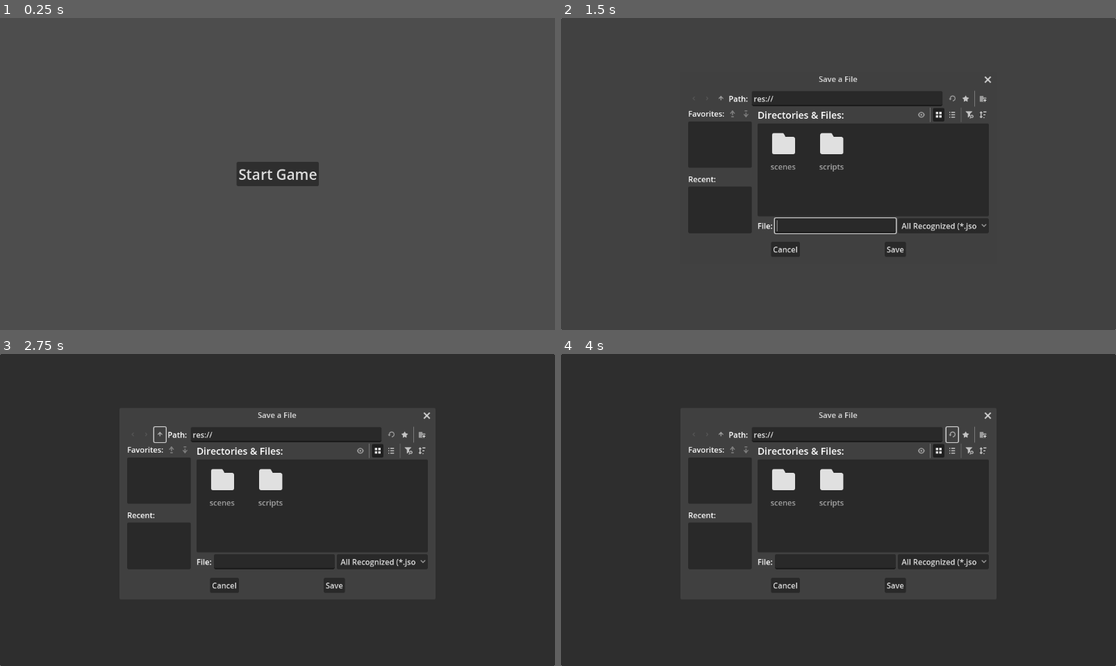
Above: before the commit, frames 1-4 (two rows, left to right).
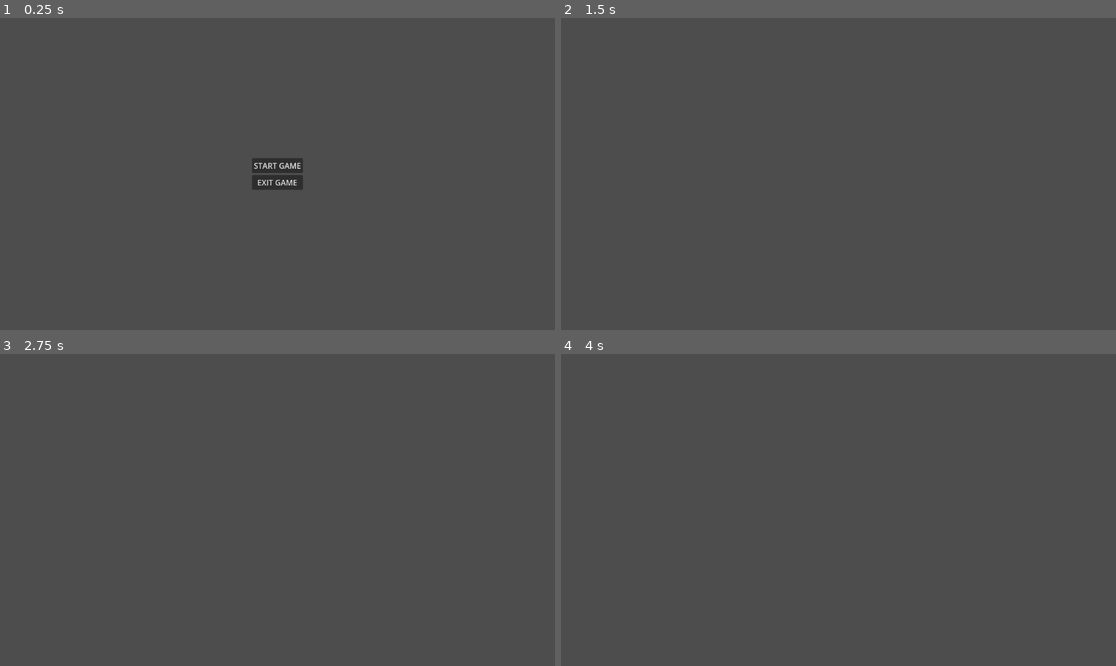
Above: after the commit, the same moments.

Repository: NwizuEmmanuel/KillTheInstructor
Game: Godot game, scene res://scenes/home_menu.tscn
The game is run twice, just before and just after one commit, with the same random seed, the same clock (stepped at 60 frames per second) and the same inputs. Before the commit the project starts from res://scenes/home.tscn.
Inputs (mouse positions are in pixels of both pictures, inside the frame that each line leads up to):
- Up to frame 1 (0.25 s): no input
- Up to frame 2 (1.5 s): click "Start Game" (after the commit: "START GAME") at 0.5 s; click (838, 174) at 1.27 s
- Up to frame 3 (2.75 s): click (160, 435) at 2.02 s
- Up to frame 4 (4 s): click (721, 435) at 2.77 s; click (949, 435) at 3.52 s

The runs differ from the first frame. In frame 1, 0.9% of the frame differs, in the area x 42-58%, y 44-56%; in frame 2, 20%; in frame 3, 85%, in the area x 0-100%, y 0-100%; in frame 4, 85%.

Commit message:
changed the whole thing

Diff:
--- a/icon.svg
+++ /dev/null
@@ -1 +0,0 @@
-<svg xmlns="http://www.w3.org/2000/svg" width="128" height="128"><rect width="124" height="124" x="2" y="2" fill="#363d52" stroke="#212532" stroke-width="4" rx="14"/><g fill="#fff" transform="translate(12.322 12.322)scale(.101)"><path d="M105 673v33q407 354 814 0v-33z"/><path fill="#478cbf" d="m105 673 152 14q12 1 15 14l4 67 132 10 8-61q2-11 15-15h162q13 4 15 15l8 61 132-10 4-67q3-13 15-14l152-14V427q30-39 56-81-35-59-83-108-43 20-82 47-40-37-88-64 7-51 8-102-59-28-123-42-26 43-46 89-49-7-98 0-20-46-46-89-64 14-123 42 1 51 8 102-48 27-88 64-39-27-82-47-48 49-83 108 26 42 56 81zm0 33v39c0 276 813 276 814 0v-39l-134 12-5 69q-2 10-14 13l-162 11q-12 0-16-11l-10-65H446l-10 65q-4 11-16 11l-162-11q-12-3-14-13l-5-69z"/><path d="M483 600c0 34 58 34 58 0v-86c0-34-58-34-58 0z"/><circle cx="725" cy="526" r="90"/><circle cx="299" cy="526" r="90"/></g><g fill="#414042" transform="translate(12.322 12.322)scale(.101)"><circle cx="307" cy="532" r="60"/><circle cx="717" cy="532" r="60"/></g></svg>
--- a/project.godot
+++ b/project.godot
@@ -11,6 +11,9 @@
 [application]
 
 config/name="KillTheInstructor"
-run/main_scene="uid://0uiss00hsjha"
+run/main_scene="uid://b7j5x2hs6fpg"
 config/features=PackedStringArray("4.5", "Forward Plus")
-config/icon="res://icon.svg"
+
+[autoload]
+
+QuizData="*res://scripts/quiz_data.gd"
--- /dev/null
+++ b/scenes/exit_game_confirmation.tscn
@@ -0,0 +1,48 @@
+[gd_scene load_steps=2 format=3 uid="uid://brbema50mjngc"]
+
+[ext_resource type="Script" uid="uid://c3xg6ii8bqswj" path="res://scripts/exit_game_confirmation.gd" id="1_7fiwg"]
+
+[node name="ExitGameConfirmation" type="Control"]
+layout_mode = 3
+anchors_preset = 15
+anchor_right = 1.0
+anchor_bottom = 1.0
+grow_horizontal = 2
+grow_vertical = 2
+script = ExtResource("1_7fiwg")
+
+[node name="VBoxContainer" type="VBoxContainer" parent="."]
+layout_mode = 1
+anchors_preset = 8
+anchor_left = 0.5
+anchor_top = 0.5
+anchor_right = 0.5
+anchor_bottom = 0.5
+offset_left = -60.0
+offset_top = -29.0
+offset_right = 60.0
+offset_bottom = 29.0
+grow_horizontal = 2
+grow_vertical = 2
+theme_override_constants/separation = 12
+
+[node name="Title" type="Label" parent="VBoxContainer"]
+layout_mode = 2
+text = "ARE YOU SURE?"
+
+[node name="HBoxContainer" type="HBoxContainer" parent="VBoxContainer"]
+layout_mode = 2
+size_flags_horizontal = 4
+size_flags_vertical = 4
+theme_override_constants/separation = 20
+
+[node name="Yes" type="Button" parent="VBoxContainer/HBoxContainer"]
+layout_mode = 2
+text = "YES"
+
+[node name="No" type="Button" parent="VBoxContainer/HBoxContainer"]
+layout_mode = 2
+text = "NO"
+
+[connection signal="pressed" from="VBoxContainer/HBoxContainer/Yes" to="." method="_on_yes_pressed"]
+[connection signal="pressed" from="VBoxContainer/HBoxContainer/No" to="." method="_on_no_pressed"]
--- a/scenes/home.tscn
+++ /dev/null
@@ -1,31 +0,0 @@
-[gd_scene load_steps=2 format=3 uid="uid://0uiss00hsjha"]
-
-[ext_resource type="Script" uid="uid://c1cxthk1o7iol" path="res://scripts/home.gd" id="1_krot7"]
-
-[node name="Home" type="Control"]
-layout_mode = 3
-anchors_preset = 15
-anchor_right = 1.0
-anchor_bottom = 1.0
-grow_horizontal = 2
-grow_vertical = 2
-script = ExtResource("1_krot7")
-metadata/_edit_use_anchors_ = true
-
-[node name="StartGame" type="Button" parent="."]
-layout_mode = 1
-anchors_preset = 8
-anchor_left = 0.5
-anchor_top = 0.5
-anchor_right = 0.5
-anchor_bottom = 0.5
-offset_left = -85.5
-offset_top = -25.0
-offset_right = 85.5
-offset_bottom = 25.0
-grow_horizontal = 2
-grow_vertical = 2
-theme_override_font_sizes/font_size = 30
-text = "Start Game"
-
-[connection signal="pressed" from="StartGame" to="." method="_on_start_game_pressed"]
--- /dev/null
+++ b/scenes/home_menu.tscn
@@ -0,0 +1,37 @@
+[gd_scene load_steps=2 format=3 uid="uid://b7j5x2hs6fpg"]
+
+[ext_resource type="Script" uid="uid://dt1yfbydamd83" path="res://scripts/home_menu.gd" id="1_6firx"]
+
+[node name="HomeMenu" type="Control"]
+layout_mode = 3
+anchors_preset = 15
+anchor_right = 1.0
+anchor_bottom = 1.0
+grow_horizontal = 2
+grow_vertical = 2
+script = ExtResource("1_6firx")
+
+[node name="VBoxContainer" type="VBoxContainer" parent="."]
+layout_mode = 1
+anchors_preset = 8
+anchor_left = 0.5
+anchor_top = 0.5
+anchor_right = 0.5
+anchor_bottom = 0.5
+offset_left = -53.0
+offset_top = -33.0
+offset_right = 53.0
+offset_bottom = 33.0
+grow_horizontal = 2
+grow_vertical = 2
+
+[node name="StartGame" type="Button" parent="VBoxContainer"]
+layout_mode = 2
+text = "START GAME"
+
+[node name="ExitGame" type="Button" parent="VBoxContainer"]
+layout_mode = 2
+text = "EXIT GAME"
+
+[connection signal="pressed" from="VBoxContainer/StartGame" to="." method="_on_start_game_pressed"]
+[connection signal="pressed" from="VBoxContainer/ExitGame" to="." method="_on_exit_game_pressed"]
--- a/scenes/import.tscn
+++ /dev/null
@@ -1,43 +0,0 @@
-[gd_scene load_steps=2 format=3 uid="uid://c73ga5iatpyjk"]
-
-[ext_resource type="Script" uid="uid://3gomewuf35kv" path="res://scripts/import.gd" id="1_v5jgk"]
-
-[node name="Import" type="Control"]
-layout_mode = 3
-anchors_preset = 15
-anchor_right = 1.0
-anchor_bottom = 1.0
-grow_horizontal = 2
-grow_vertical = 2
-script = ExtResource("1_v5jgk")
-
-[node name="Label" type="Label" parent="."]
-layout_mode = 1
-anchors_preset = 8
-anchor_left = 0.5
-anchor_top = 0.5
-anchor_right = 0.5
-anchor_bottom = 0.5
-offset_left = -168.5
-offset_top = -25.0
-offset_right = 168.5
-offset_bottom = 25.0
-grow_horizontal = 2
-grow_vertical = 2
-theme_override_font_sizes/font_size = 30
-text = "Tap anywhere to import quiz file"
-
-[node name="Button" type="Button" parent="."]
-layout_mode = 1
-anchors_preset = 15
-anchor_right = 1.0
-anchor_bottom = 1.0
-grow_horizontal = 2
-grow_vertical = 2
-
-[node name="FileDialog" type="FileDialog" parent="."]
-filters = PackedStringArray("*.json", "")
-use_native_dialog = true
-
-[connection signal="pressed" from="Button" to="." method="_on_button_pressed"]
-[connection signal="file_selected" from="FileDialog" to="." method="_on_file_dialog_file_selected"]
--- /dev/null
+++ b/scenes/kill_the_instructor.tscn
@@ -0,0 +1,3 @@
+[gd_scene format=3 uid="uid://cjy7jimp2mxh8"]
+
+[node name="KillTheInstructor" type="Node2D"]
--- a/scripts/home.gd
+++ b/scripts/exit_game_confirmation.gd
@@ -7,9 +7,13 @@
 
 
 # Called every frame. 'delta' is the elapsed time since the previous frame.
-func _process(_delta: float) -> void:
+func _process(delta: float) -> void:
 	pass
 
 
-func _on_start_game_pressed() -> void:
-	get_tree().change_scene_to_file("res://scenes/import.tscn")
+func _on_yes_pressed() -> void:
+	get_tree().quit()
+
+
+func _on_no_pressed() -> void:
+	get_tree().change_scene_to_file("res://scenes/home_menu.tscn")
--- /dev/null
+++ b/scripts/home_menu.gd
@@ -0,0 +1,20 @@
+extends Control
+
+
+@onready var exit_game_button = $VBoxContainer/ExitGame
+# Called when the node enters the scene tree for the first time.
+func _ready() -> void:
+	pass
+
+
+# Called every frame. 'delta' is the elapsed time since the previous frame.
+func _process(delta: float) -> void:
+	pass
+
+
+func _on_exit_game_pressed() -> void:
+	get_tree().change_scene_to_file("res://scenes/exit_game_confirmation.tscn")
+
+
+func _on_start_game_pressed() -> void:
+	get_tree().change_scene_to_file("res://scenes/kill_the_instructor.tscn")
--- a/scripts/import.gd
+++ /dev/null
@@ -1,37 +0,0 @@
-extends Control
-
-
-# Called when the node enters the scene tree for the first time.
-func _ready() -> void:
-	pass # Replace with function body.
-
-
-# Called every frame. 'delta' is the elapsed time since the previous frame.
-func _process(delta: float) -> void:
-	pass
-
-func handle_loaded_quiz(quiz: Dictionary) -> void:
-	var questions = quiz.get("questions", [])
-	print("Loaded", questions.size(), "questions!")
-	# Here you assign questions to your game’s quiz system
-
-
-func _on_file_dialog_file_selected(path: String) -> void:
-	var file := FileAccess.open(path, FileAccess.READ)
-
-	if file:
-		var content := file.get_as_text()
-		file.close()
-
-		var json:Dictionary = JSON.parse_string(content)
-
-		if typeof(json) == TYPE_DICTIONARY:
-			handle_loaded_quiz(json)
-		else:
-			push_error("Invalid JSON structure")
-	else:
-		push_error("Failed to open file: %s" % path)
-
-
-func _on_button_pressed() -> void:
-	$FileDialog.popup_centered()
Not shown, removed: icon.svg.import
Not shown, added: scripts/exit_game_confirmation.gd.uid
Not shown, removed: scripts/home.gd.uid
Not shown, added: scripts/home_menu.gd.uid
Not shown, removed: scripts/import.gd.uid
